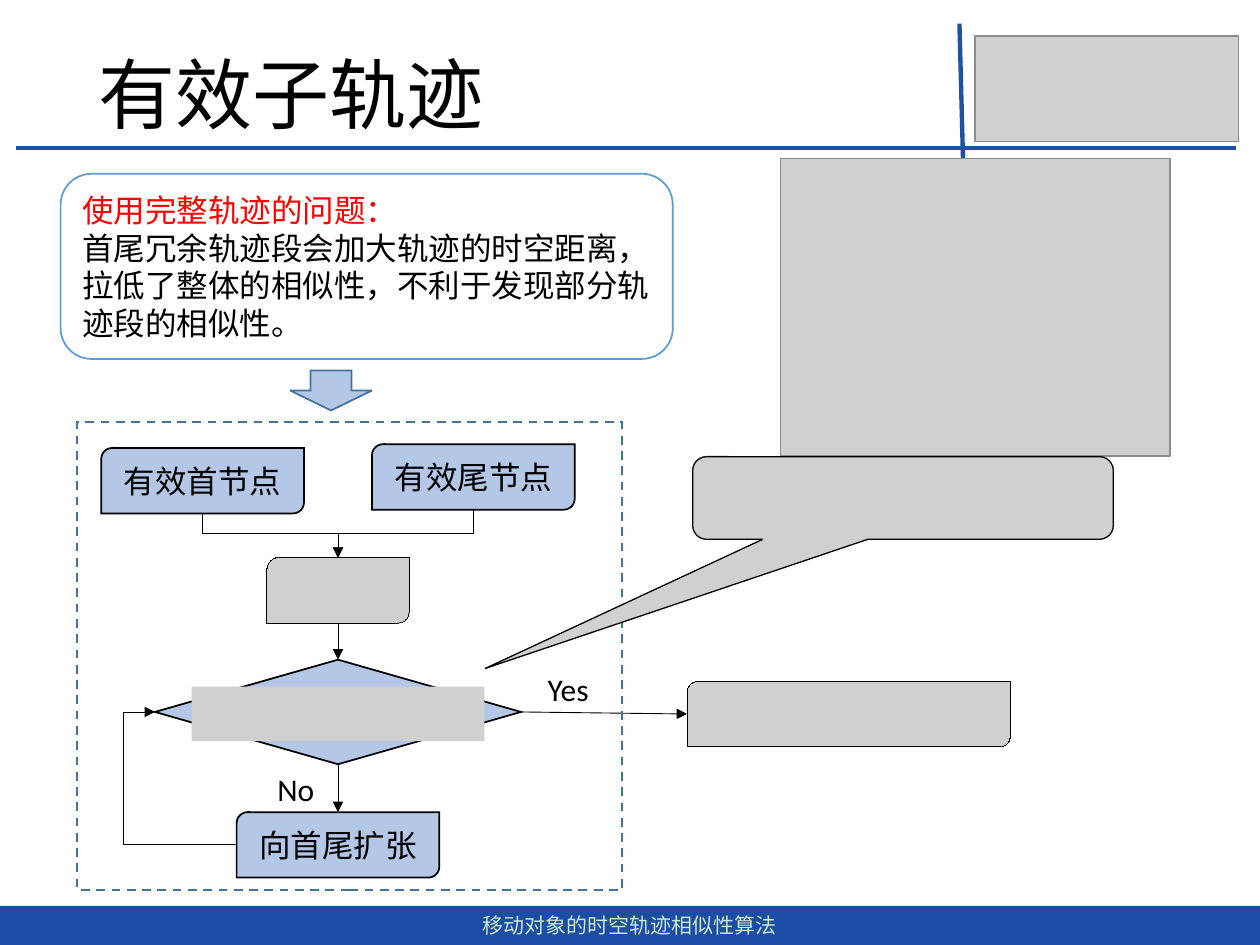
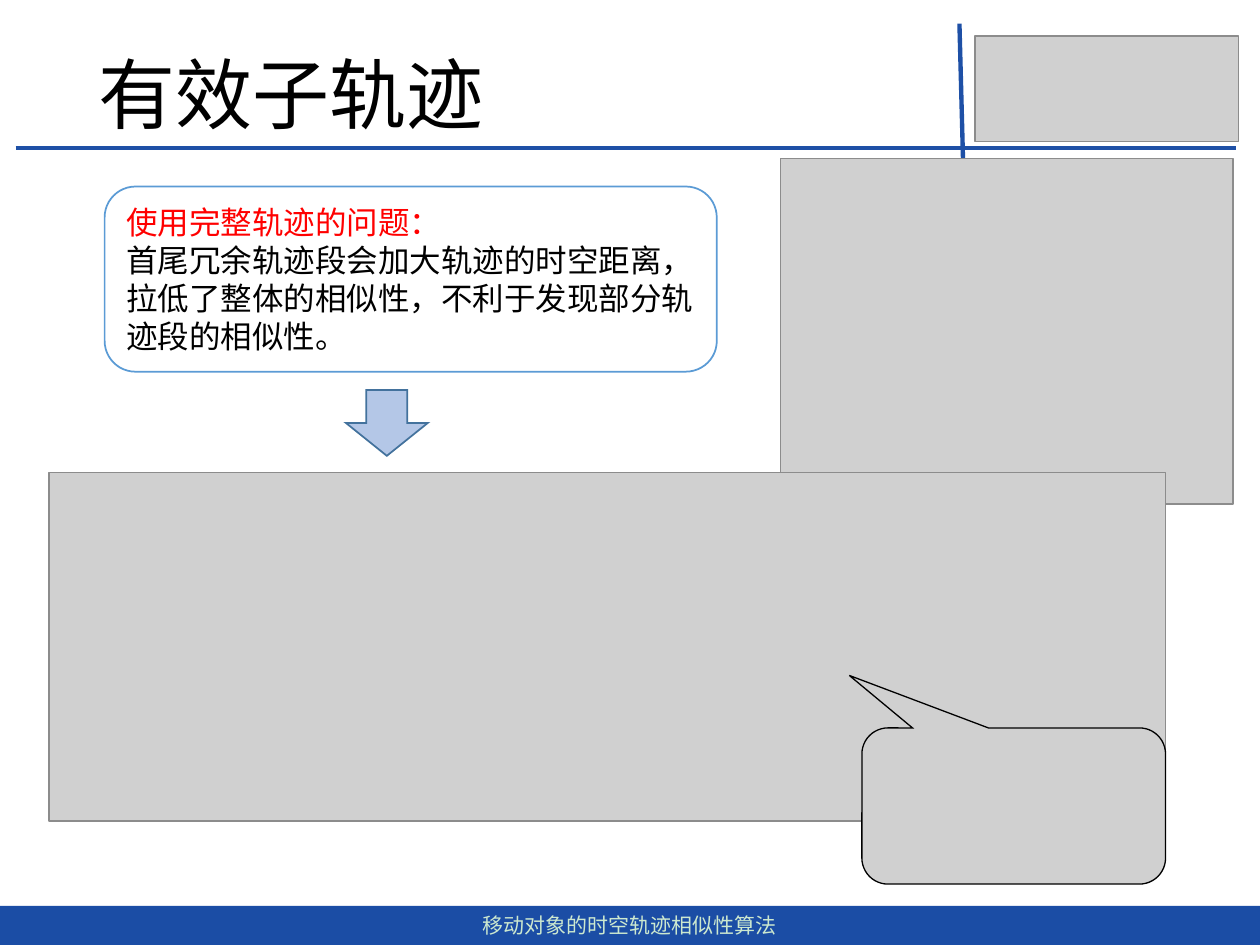
Before and after one commit to dingguangwei/biyelunwen, a slide deck: slide 23 of 答辩——毕设.pptx. Drawn at 1260x945 pixels with LibreOffice and Linux fonts; fonts in the diff are those of the drawing; grey boxes stand for pictures. Boxes give left, top, right and bottom in pixels: in the first picture for what was removed or moved away, otherwise in the second. Text is boxed around its words. In the diff, an @@ line names an element or a change of style, - is before the commit and + after.

Commit message:
finish ppt

```diff
--- a/答辩——毕设.pptx
+++ b/答辩——毕设.pptx
@@ picture: place and size @@
-picture at (780,159,1169,456)
+picture at (780,159,1232,504)
@@ rounded rectangle "使用完整轨迹的问题：": place and size @@
-rounded rectangle "使用完整轨迹的问题：" at (60,174,673,359)
+rounded rectangle "使用完整轨迹的问题：" at (105,186,717,372)
@@ down arrow: place and size @@
-down arrow at (290,370,372,411)
+down arrow at (345,391,427,456)
@@ rectangle removed at (77,422,621,891) @@
@@ round diag rect removed at (101,449,304,514) @@
-有效首节点
@@ round diag rect removed at (372,445,575,510) @@
-有效尾节点
@@ picture added at (49,472,1166,822) @@
@@ picture removed at (693,456,1114,539) @@
@@ elbow arrow removed from (203, 513) to (338, 558) @@
@@ elbow arrow removed from (474, 510) to (338, 558) @@
@@ picture removed at (267,558,410,624) @@
@@ arrow removed from (338, 624) to (338, 660) @@
@@ diamond removed at (155,660,522,765) @@
@@ picture removed at (192,687,484,741) @@
@@ text removed at (548,680,589,702) @@
-Yes
@@ picture removed at (687,682,1011,747) @@
@@ elbow arrow removed from (237, 845) to (155, 712) @@
@@ arrow removed from (522, 712) to (687, 714) @@
@@ picture added at (862,728,1166,885) @@
@@ arrow removed from (338, 765) to (338, 813) @@
@@ text removed at (277,780,314,802) @@
-No
@@ round diag rect removed at (237,813,440,878) @@
-向首尾扩张
```
Also in this commit, not shown: 9 other slides changed, 1 slide removed, 2 other files.
